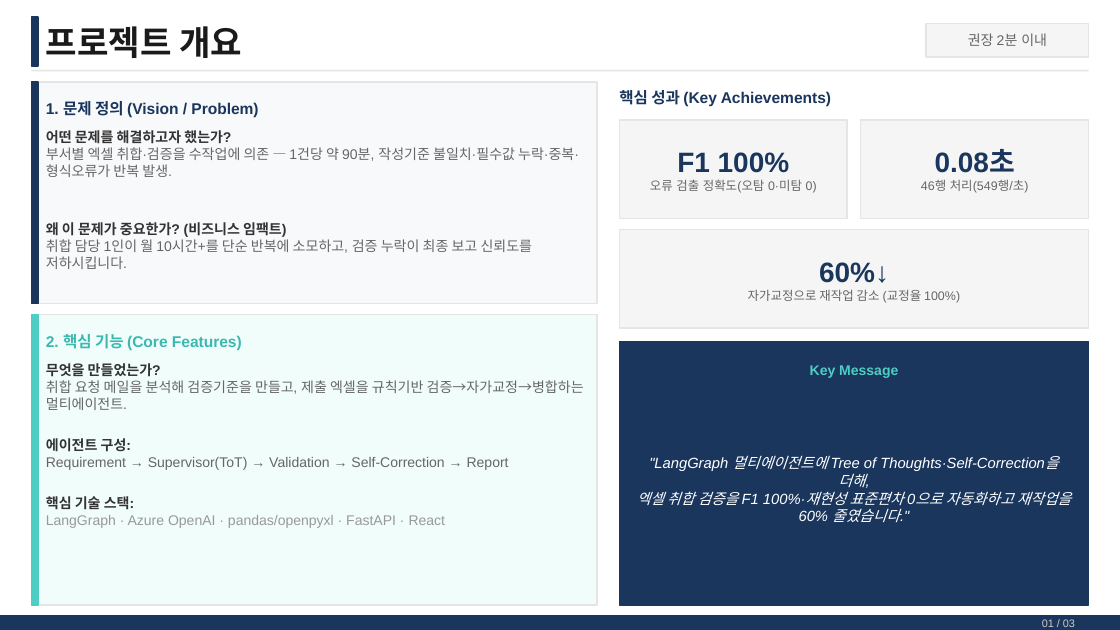
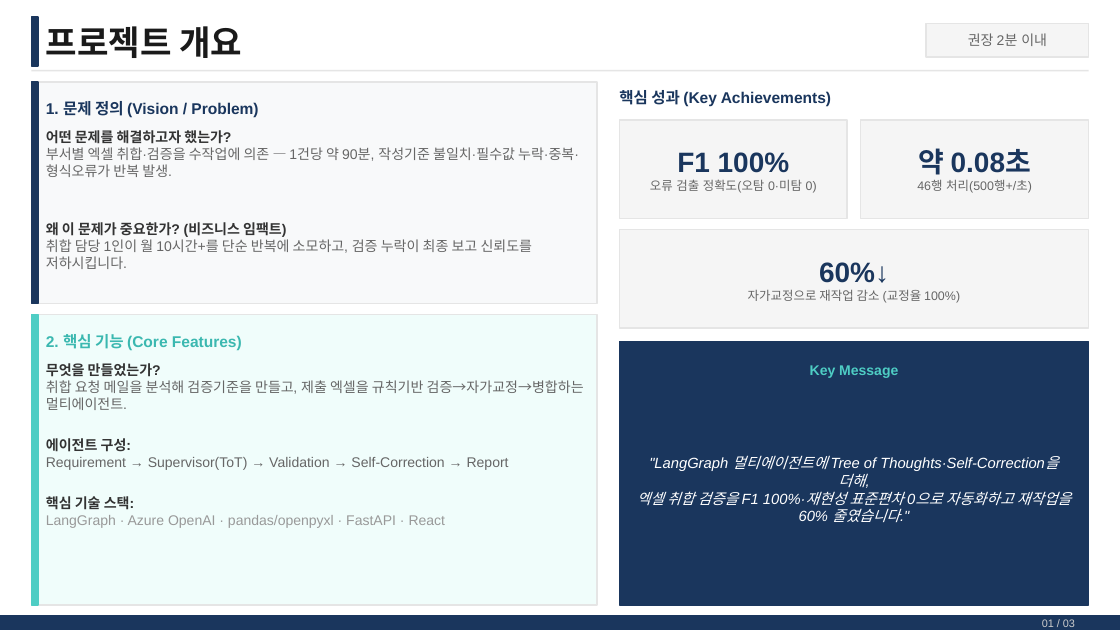
Before and after one commit to PinokioLee/smart-collect-assistant, a slide deck: slide 2 of presentation/AI_Master_최종발표_이형진_08079.pptx. Drawn at 1120x630 pixels with LibreOffice and Linux fonts; fonts in the diff are those of the drawing. Boxes give left, top, right and bottom in pixels: in the first picture for what was removed or moved away, otherwise in the second. Text is boxed around its words. In the diff, an @@ line names an element or a change of style, - is before the commit and + after.

```diff
--- a/presentation/AI_Master_최종발표_이형진_08079.pptx
+++ b/presentation/AI_Master_최종발표_이형진_08079.pptx
@@ text at (917, 148, 1032, 193): text changed @@
-0.08초
-46행 처리(549행/초)
+약 0.08초
+46행 처리(500행+/초)
```
Also in this commit, not shown: 2 other slides changed, 33 other files.
